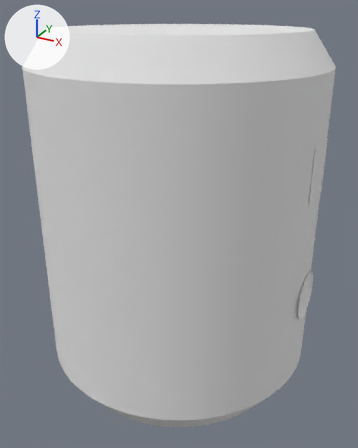
An edit to the Blender file Models/MPL-600/MPL_IVA.blend, drawn before and after from the same camera.
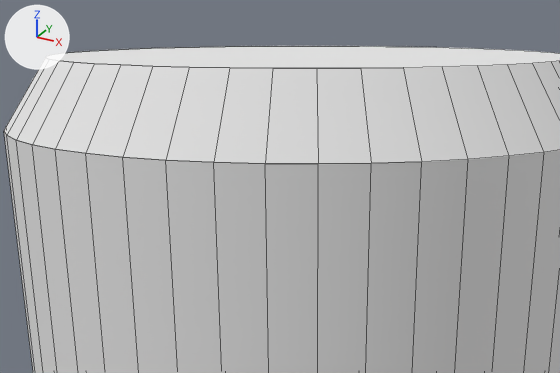
Old and new are each drawn whole from a 50 mm camera at (3.83, -6.96, 3.24) aimed at (0.04, -0.08, -0.2) and again close up on the part from 6% to 86% of the width and 0% to 43% of the height. The axes (+X, +Y, +Z) are drawn at upper left. The lights are the same throughout. The close-ups show mesh edges as thin lines.

Objects in the first close-up: 'MPL'.
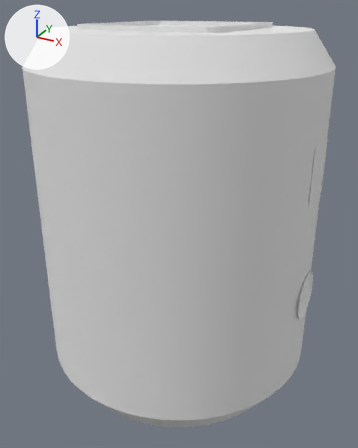
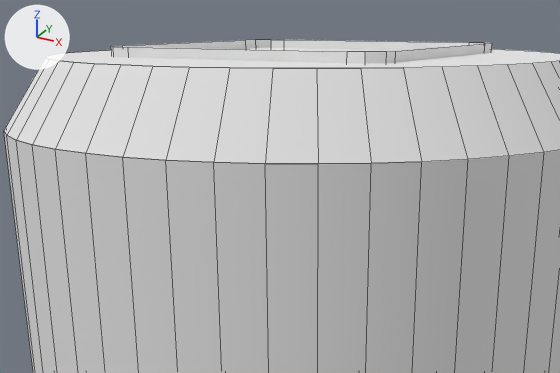
Changed parts and their boxes [x1, y1, x2, y2] in the close-ups (560 x 373 px):
'Hatch Up', added
    after: [111, 40, 492, 64]

What changed in the scene script:
```text
Add mat_mep_hatch_001:
    mat_mep_hatch_001 = diffuse_material('MEP_Hatch.001')
    mat_mep_hatch_001.base_color = (0.8, 0.8, 0.8)  # white #e7e7e7
Add me_cube_002:
    me_cube_002.from_pydata(...)  # 52 vertices, 45 faces; spans x -1.1..1.1, y -1.1..1.1, z 0.76..1.0
    me_cube_002.materials.append(mat_mep_hatch_001)  # its picture is missing
Add ob_hatch_up:
    ob_hatch_up = bpy.data.objects.new('Hatch Up', me_cube_002)
    ob_hatch_up.parent = ob_mpl
    ob_hatch_up.location = (0.0, 0.0, 3.614)
    ob_hatch_up.rotation_euler = (3.142, 0.0, 0.0)  # degrees (180, 0, 0)
    ob_hatch_up.scale = (1.0, 1.0, 0.8)
```
